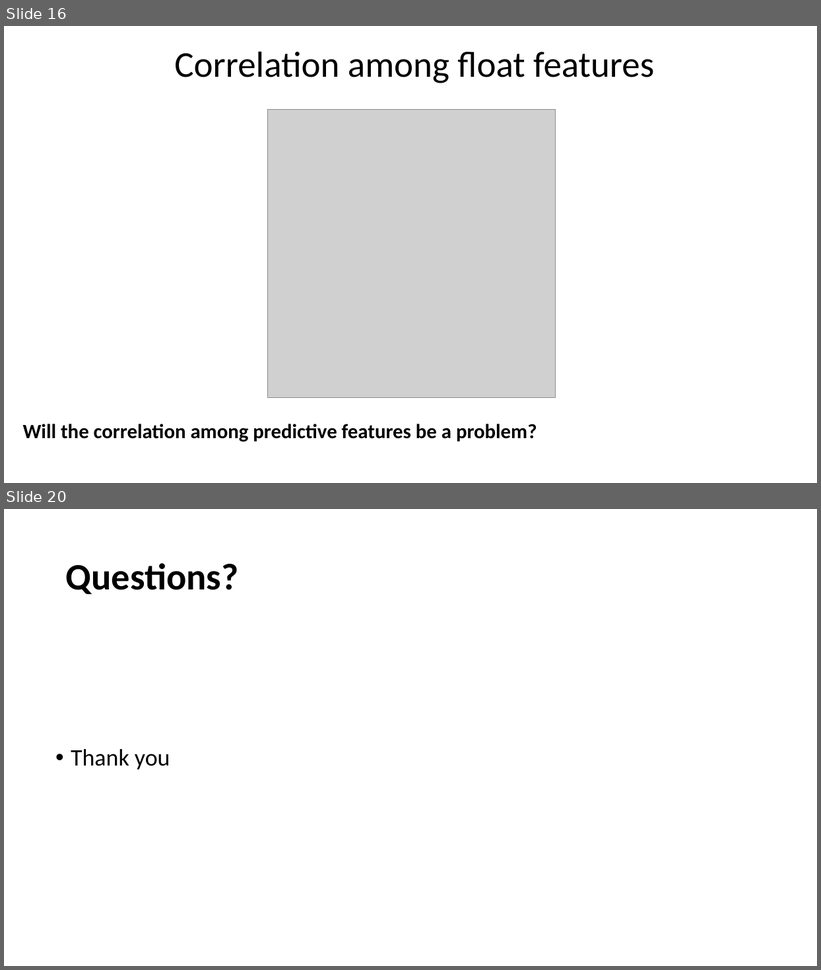
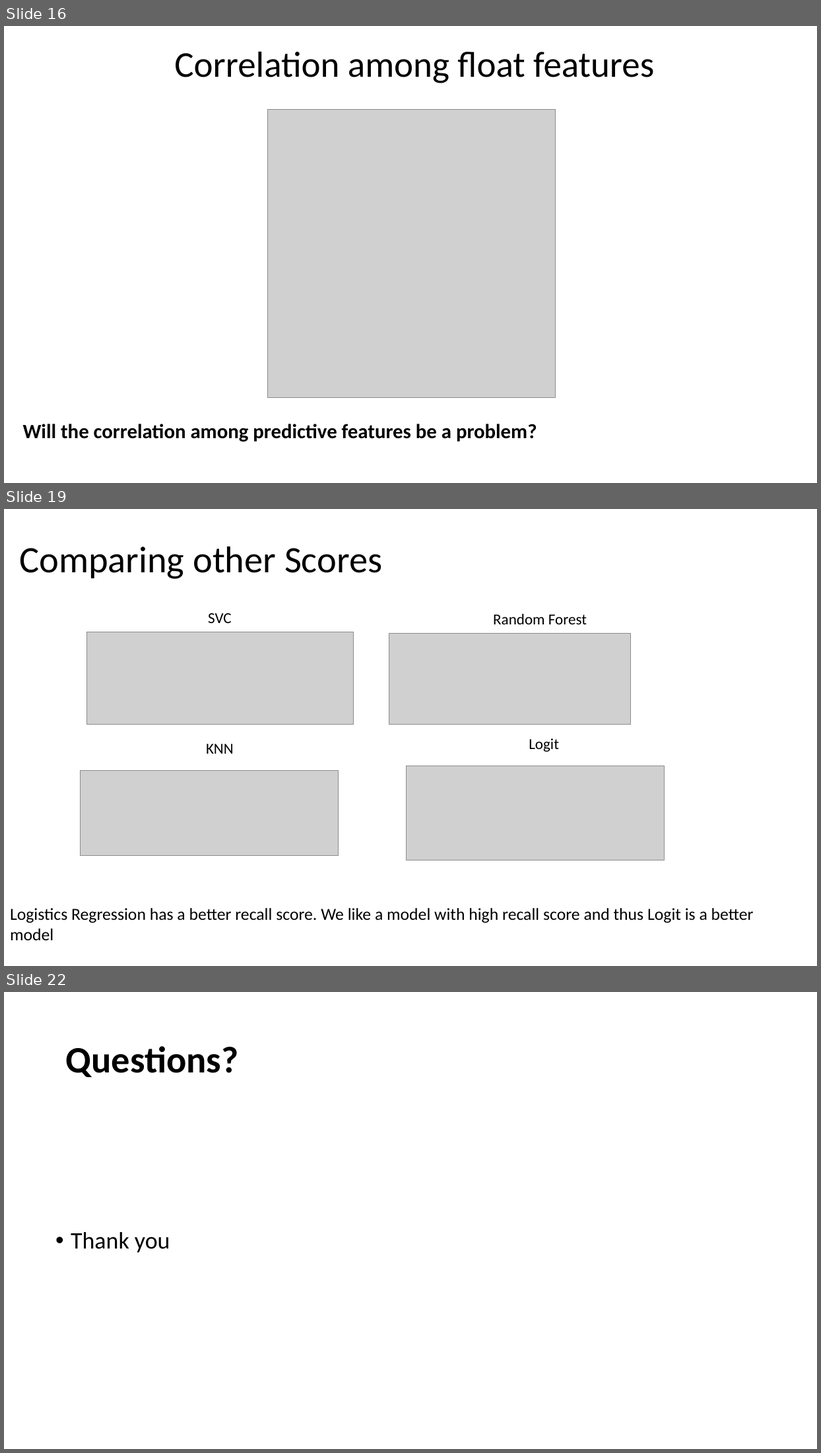
Before and after one commit to pzogcoder/Capstone-2, a slide deck: Capstone 3_Presentatoon_101721.pptm. Shown one above the other, each under a label of ours: slides 16 and 20 before the commit, slides 16, 19 and 22 after it; the slides between them are not shown. The pictures are 821x970 and 821x1453 pixels, drawn with LibreOffice and Linux fonts; fonts in the diff are those of the drawing; grey boxes stand for pictures. Boxes give left, top, right and bottom in pixels: in the first picture for what was removed or moved away, otherwise in the second. Text is boxed around its words. In the diff, an @@ line names an element or a change of style, - is before the commit and + after.

```diff
--- a/Capstone 3_Presentatoon_101721.pptm
+++ b/Capstone 3_Presentatoon_101721.pptm
@@ slide 19 added at [4,509,817,966], background #FFFFFF @@
@@ title added at [19,546,382,579], 44 pt, text #000000 @@
+Comparing other Scores
@@ group added at [80,613,665,860]: 4 pictures, 4 texts @@
+SVC
+KNN
+Random Forest
+Logit
@@ text added at [10,908,754,923], 20 pt, text #000000 @@
+Logistics Regression has a better recall score. We like a model with high recall score and thus Logit is a better model
@@ what was slide 20 is now slide 22 @@
```
Also in this commit, not shown: 4 slides changed, 1 other slide added.
